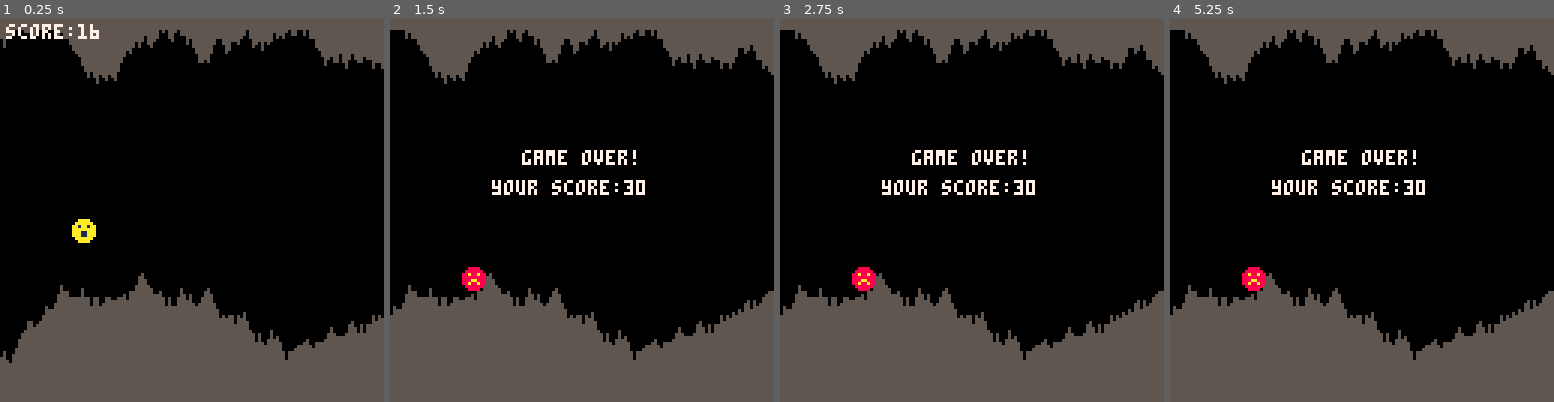
Above: before the commit, frames 1-4 (left to right).
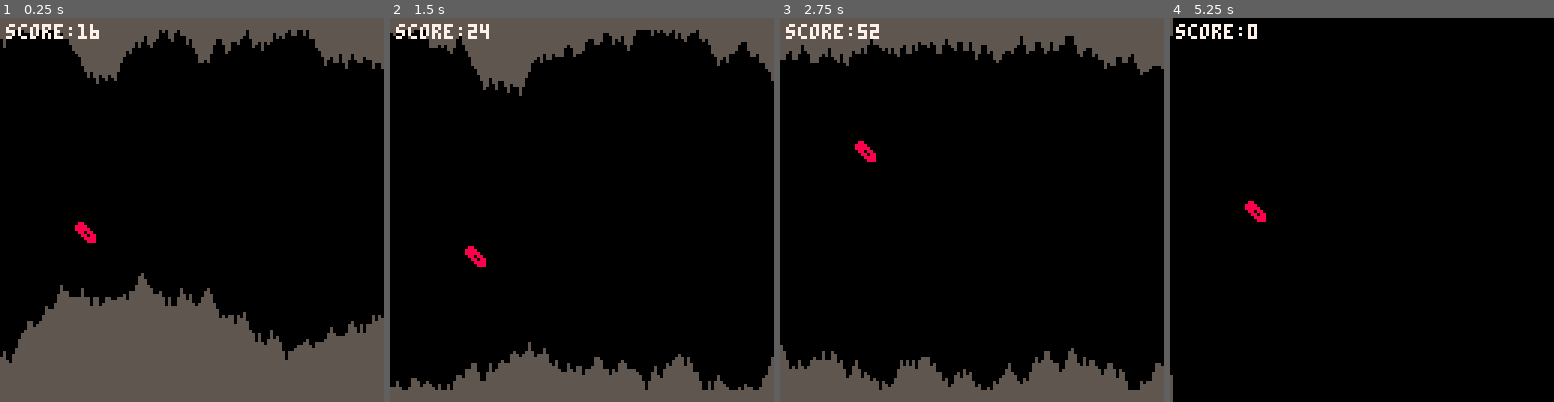
Above: after the commit, the same moments.

Repository: koenGF/FourPastSix
Game: PICO-8 cartridge game.p8
The game is run twice, just before and just after one commit, with the same random seed, the same clock (stepped at 60 frames per second) and the same inputs.
Inputs:
- Up to frame 1 (0.25 s): no input
- Up to frame 2 (1.5 s): tap X (X key) at 0.33, 1.07 s
- Up to frame 3 (2.75 s): tap X (X key) at 1.85 s; hold Up 2.15-2.42 s
- Up to frame 4 (5.25 s): tap X (X key) at 2.97, 4.08, 5.2 s; hold Up 4.73-5.03 s

The runs differ from the first frame. In frame 1, 0.3% of the frame differs, in the area x 18-25%, y 52-59%; in frame 2, 22%; in frame 3, 20%; in frame 4, 33%, in the area x 0-100%, y 0-100%.

Commit message:
sound effects, new sprites, restart

Diff:
--- a/game.p8
+++ b/game.p8
@@ -1,6 +1,9 @@
 pico-8 cartridge // http://www.pico-8.com
 version 36
 __lua__
+--four past six
+--by kgf
+
 function _init() --game start
 	game_over=false
 	make_player()
@@ -12,6 +15,8 @@
 		move_player()
 		update_cave()
 		check_hit()
+	else
+		if (btnp(5)) _init() --restart
 	end
 end
 
@@ -23,6 +28,7 @@
 	if (game_over) then
 		print("game over!",44,44,7)
 		print("your score:"..player.score,34,54,7)
+		print("press ❎ to play again!",18,72,6)
 	else
 		print("score:"..player.score,2,2,7)
 	end
@@ -57,6 +63,7 @@
 --jump
 if (btnp(2)) then
 	player.dy-=5
+	sfx(0)
 end
 
 	--move to new position
@@ -66,11 +73,12 @@
 	player.score+=player.speed
 end
 
-function check_hit()
+function check_hit() --collision
 	for i=player.x,player.x+7 do
 		if (cave[i+1].top>player.y
 		or cave[i+1].btm<player.y+7) then
 			game_over=true
+			sfx(1)
 		end
 	end
 end
@@ -107,11 +115,14 @@
 	end
 end
 __gfx__
-0000000000aaaa0000aaaa0000888800000000000000000000000000000000000000000000000000000000000000000000000000000000000000000000000000
-000000000aaaaaa00aaaaaa008888880000000000000000000000000000000000000000000000000000000000000000000000000000000000000000000000000
-00700700aa1aa1aaaa1aa1aa88a88a88000000000000000000000000000000000000000000000000000000000000000000000000000000000000000000000000
-00077000aaaaaaaaaaaaaaaa88888888000000000000000000000000000000000000000000000000000000000000000000000000000000000000000000000000
-00077000aa1111aaaaa11aaa888aa888000000000000000000000000000000000000000000000000000000000000000000000000000000000000000000000000
-00700700aaa11aaaaaa11aaa88a88a88000000000000000000000000000000000000000000000000000000000000000000000000000000000000000000000000
-000000000aaaaaa00aaaaaa008888880000000000000000000000000000000000000000000000000000000000000000000000000000000000000000000000000
-0000000000aaaa0000aaaa0000888800000000000000000000000000000000000000000000000000000000000000000000000000000000000000000000000000
+000000000000088800000000aa000a0a000000000000000000000000000000000000000000000000000000000000000000000000000000000000000000000000
+000000000000888800880000a880a00a000000000000000000000000000000000000000000000000000000000000000000000000000000000000000000000000
+007007000008808808888000a988a889000000000000000000000000000000000000000000000000000000000000000000000000000000000000000000000000
+0007700000880880088888000990aa88000000000000000000000000000000000000000000000000000000000000000000000000000000000000000000000000
+00077000088888000088088000800998000000000000000000000000000000000000000000000000000000000000000000000000000000000000000000000000
+00700700098880000008808800888880000000000000000000000000000000000000000000000000000000000000000000000000000000000000000000000000
+00000000aa9800000000888808800000000000000000000000000000000000000000000000000000000000000000000000000000000000000000000000000000
+000000000a0000000000088800000000000000000000000000000000000000000000000000000000000000000000000000000000000000000000000000000000
+
+
+
Not shown, changed: the sound effects (__sfx__) section of game.p8
